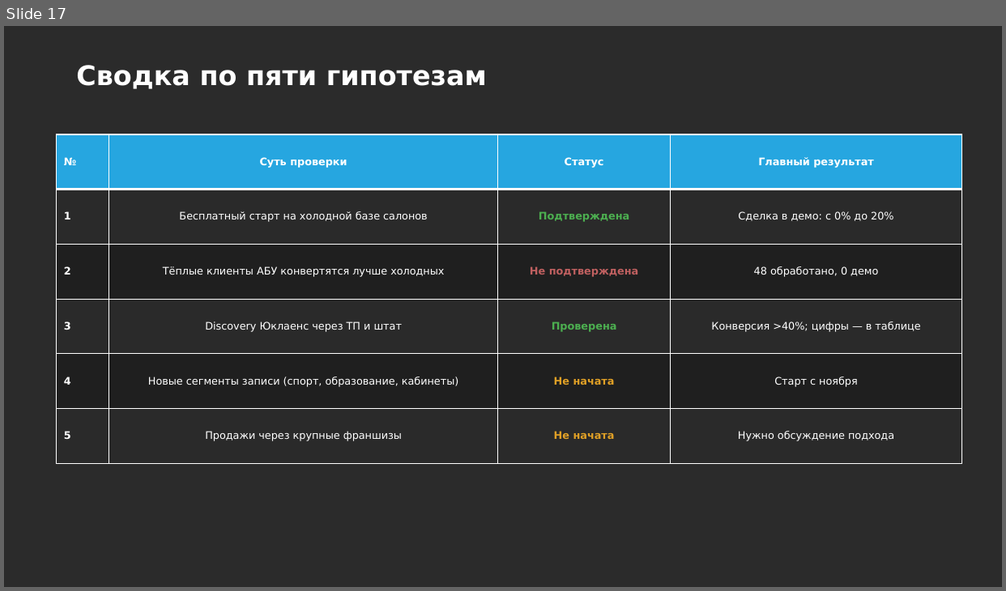
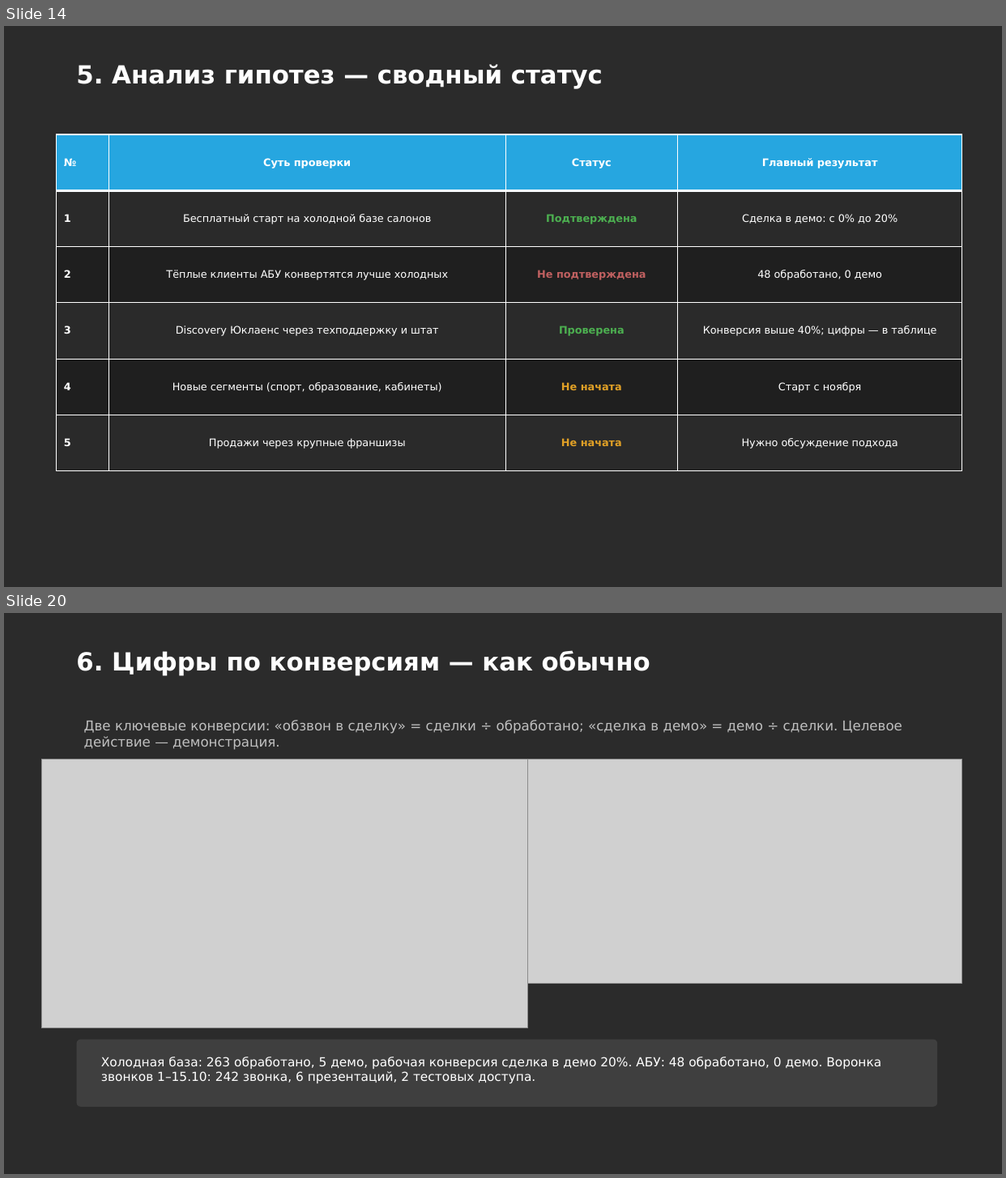
Before and after one commit to daaanilNikonov/for-lisa, a slide deck: presentation/Блиц-запись_Отчет_по_гипотезам.pptx. Shown one above the other, each under a label of ours: slide 17 before the commit, slides 14 and 20 after it; the slides between them are not shown. The pictures are 1006x591 and 1006x1178 pixels, drawn with LibreOffice and Linux fonts; fonts in the diff are those of the drawing; grey boxes stand for pictures; background and template pictures are left out; a plain dark background stands for a picture behind light text. Boxes give left, top, right and bottom in pixels: in the first picture for what was removed or moved away, otherwise in the second. Text is boxed around its words. In the diff, an @@ line names an element or a change of style, - is before the commit and + after.

```diff
--- a/presentation/Блиц-запись_Отчет_по_гипотезам.pptx
+++ b/presentation/Блиц-запись_Отчет_по_гипотезам.pptx
@@ slide 20 added at (x1=4, y1=613, x2=1002, y2=1174), background picture (left out) @@
@@ title added at (x1=76, y1=650, x2=650, y2=676), 24 pt, text #FFFFFF, bold @@
+6. Цифры по конверсиям — как обычно
@@ text added at (x1=84, y1=720, x2=902, y2=750), 13 pt, text #BFBFBF @@
+Две ключевые конверсии: «обзвон в сделку» = сделки ÷ обработано; «сделка в демо» = демо ÷ сделки. Целевое действие — демонстрация.
@@ picture added at (x1=41, y1=759, x2=528, y2=1029) @@
@@ picture added at (x1=528, y1=759, x2=962, y2=983) @@
@@ rounded rectangle added at (x1=77, y1=1040, x2=938, y2=1107), fill #3F3F3F @@
@@ text added at (x1=101, y1=1057, x2=881, y2=1084), 12 pt, text #FFFFFF @@
+Холодная база: 263 обработано, 5 демо, рабочая конверсия сделка в демо 20%. АБУ: 48 обработано, 0 демо. Воронка звонков 1–15.10: 242 звонка, 6 презентаций, 2 тестовых доступа.
@@ what was slide 17 is now slide 14 @@
@@ slide 14 changed as well @@
@@ title at (x1=76, y1=64, x2=603, y2=89): text changed; size 26 to 24 pt @@
-Сводка по пяти гипотезам
+5. Анализ гипотез — сводный статус
@@ table at (x1=57, y1=135, x2=962, y2=472) @@
-row 4, column 2: Discovery Юклаенс через ТП и штат
+row 4, column 2: Discovery Юклаенс через техподдержку и штат
-row 4, column 4: Конверсия >40%; цифры — в таблице
+row 4, column 4: Конверсия выше 40%; цифры — в таблице
-row 5, column 2: Новые сегменты записи (спорт, образование, кабинеты)
+row 5, column 2: Новые сегменты (спорт, образование, кабинеты)
```
Also in this commit, not shown: 1 other slide changed, 18 other slides added, 16 slides removed, 5 other files.
